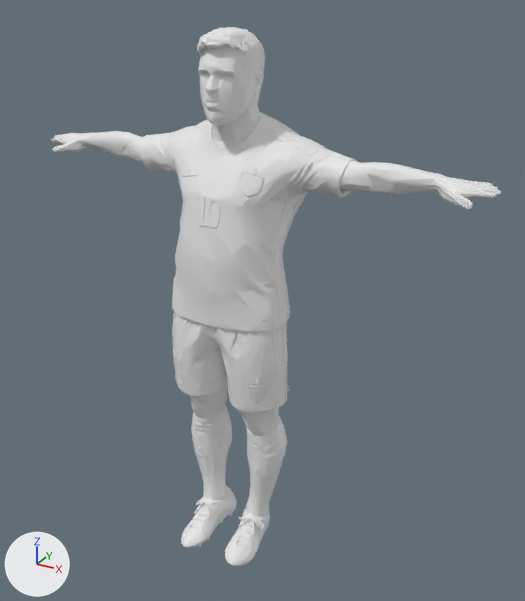
The FBX model Assets/Craquez/Models/Jogador.fbx: old version first, new version second.
Both versions are drawn from a camera (50 mm lens) standing at (1.103, -1.798, 1.839) and looking at (0.078, 0.066, 0.907). Every picture has the same lights, and +X, +Y and +Z are marked at lower left. The older version comes first. Vertices at exactly the same position are counted once.

The first picture shows 'output_unwrapped'.
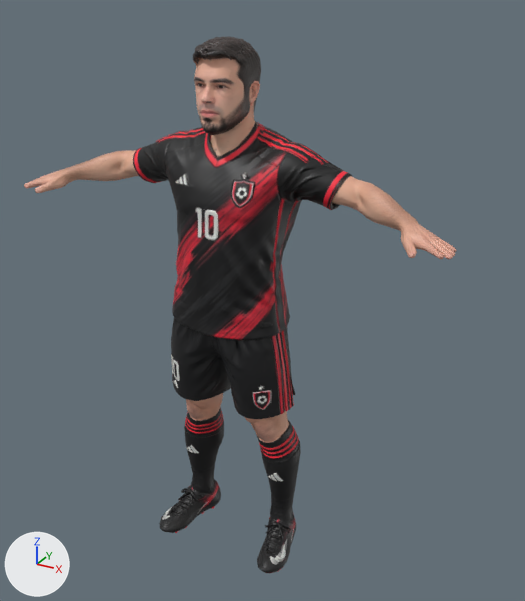
What differs and where, as boxes (x1, y1, x2, y2) in the pictures (525 x 601 px):
'output_unwrapped', recoloured, reshaped, moved
    before: (51, 27, 501, 566)
    after: (24, 37, 456, 573)

The edits, one by one:
Picture 'Jogador_Albedo.png' (img_jogador_albedo_png) is new.
Picture 'Jogador_Normal.png' (img_jogador_normal_png) is new.
Material 'BakedMaterial' (mat_bakedmaterial) is new.
Uses the picture img_jogador_albedo_png.
Uses the picture img_jogador_normal_png.
me_output_unwrapped is used by ob_output_unwrapped; location (0.0, 0.0, 0.023).
me_output_unwrapped had 5146 vertices, 10303 faces and spanned x -0.76..0.76, y -0.2..0.19, z -0.02..1.7.
me_output_unwrapped no longer uses material mat_jogador_mat (white #e7e7e7).
me_output_unwrapped now has 5146 vertices, 10303 faces and spans x -0.71..0.71, y -0.16..0.16, z 0.0..1.7.
me_output_unwrapped part 1: 4716 of 5146 vertices moved; they spanned x -0.76..0.76, y -0.2..0.19, z -0.02..1.7 and now span x -0.71..0.71, y -0.16..0.16, z 0.0..1.7; mean shift (0.0, -0.02, 0.0); largest move (0.76, 0.1, 1.32) -> (0.71, -0.12, 1.23).
me_output_unwrapped gains material mat_bakedmaterial.
Object 'output_unwrapped' (ob_output_unwrapped) moves from (0.0, 0.0, 0.023) to (0.0, 0.0, 0.0).
